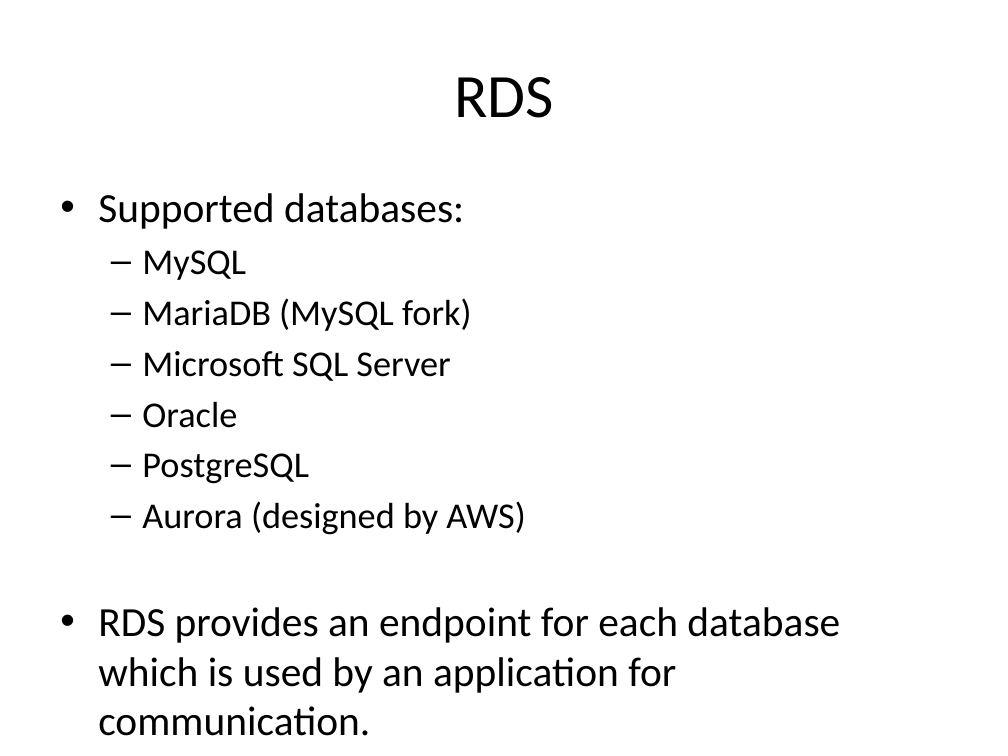
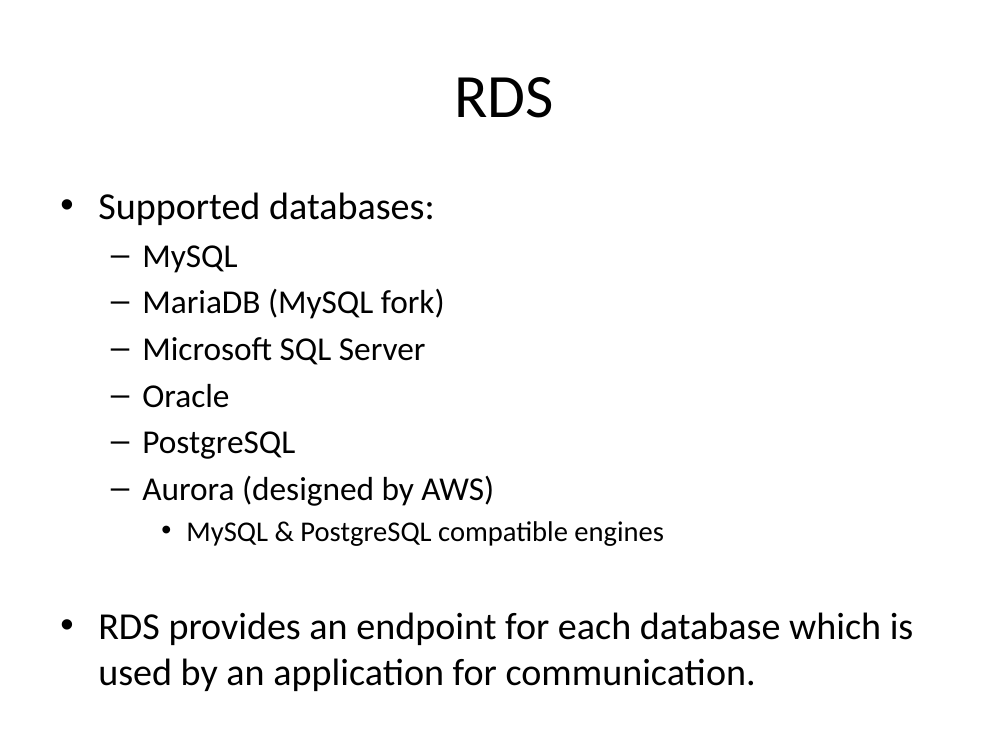
Before and after one commit to jasondbaker/infrastructure-class, a slide deck: slide 29 of lectures/infrastructure-week-5.pptx. Drawn at 1008x756 pixels with LibreOffice and Linux fonts; fonts in the diff are those of the drawing. Boxes give left, top, right and bottom in pixels: in the first picture for what was removed or moved away, otherwise in the second. Text is boxed around its words. In the diff, an @@ line names an element or a change of style, - is before the commit and + after.

```diff
--- a/lectures/infrastructure-week-5.pptx
+++ b/lectures/infrastructure-week-5.pptx
@@ text at [98,192,914,691]: size 29.6 to 27.2 pt in "Supported databases:", "RDS provides an endpoint for each database ..."; size 25.9 to 23.8 pt in "MySQL", "MariaDB (MySQL fork)", "Microsoft SQL Server", "Oracle" and 2 more places @@
@@ text at [186,521,664,546]: paragraph added @@
+    • MySQL & PostgreSQL compatible engines
```
Also in this commit, not shown: 1 other slide changed, 4 other files.
